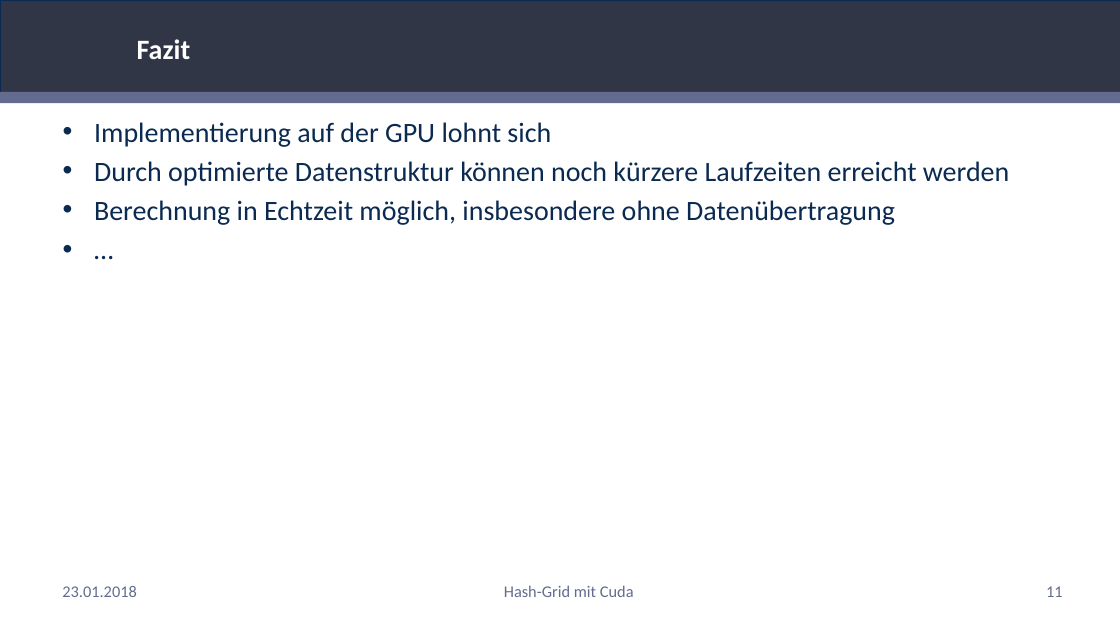
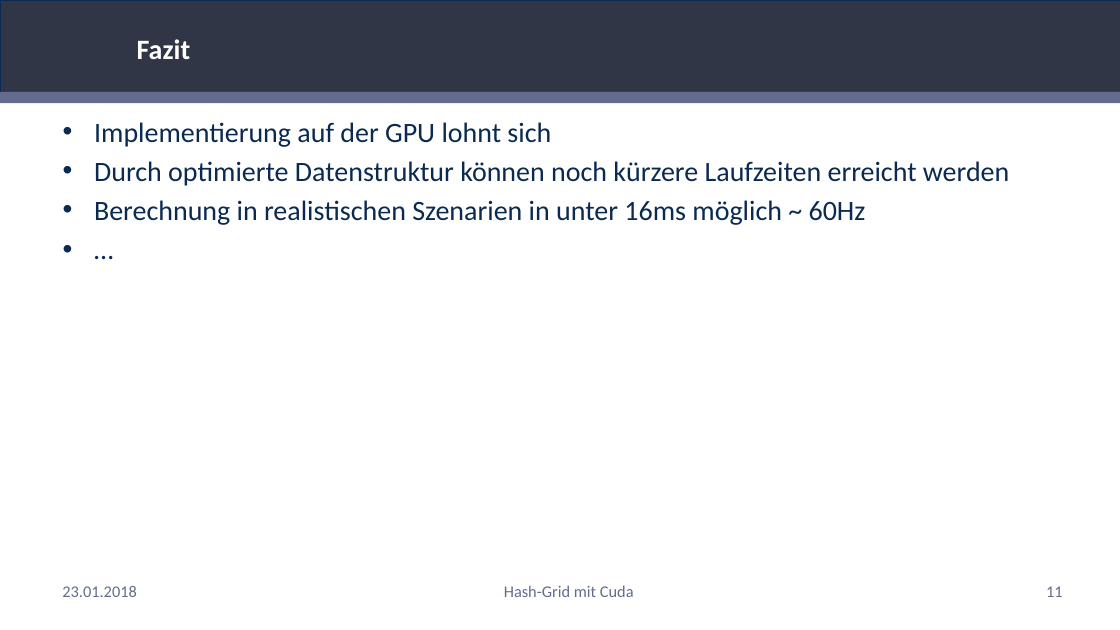
Before and after one commit to RemkeTUD/CUDA-Project-Hash-Grid, a slide deck: slide 11 of Präsentation.pptx. Drawn at 1120x630 pixels with LibreOffice and Linux fonts; fonts in the diff are those of the drawing; background and template pictures are left out. Boxes give left, top, right and bottom in pixels: in the first picture for what was removed or moved away, otherwise in the second. Text is boxed around its words. In the diff, an @@ line names an element or a change of style, - is before the commit and + after.

```diff
--- a/Präsentation.pptx
+++ b/Präsentation.pptx
@@ text at [94,200,866,225]: text changed @@
-• Berechnung in Echtzeit möglich, insbesondere ohne Datenübertragung
+• Berechnung in realistischen Szenarien in unter 16ms möglich ~ 60Hz
```
Also in this commit, not shown: 3 other slides changed.
